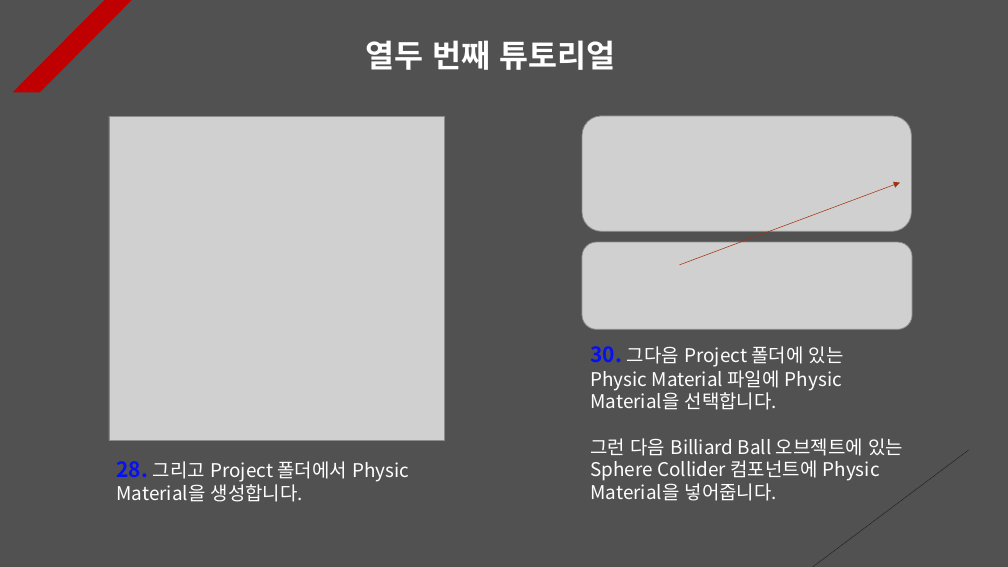
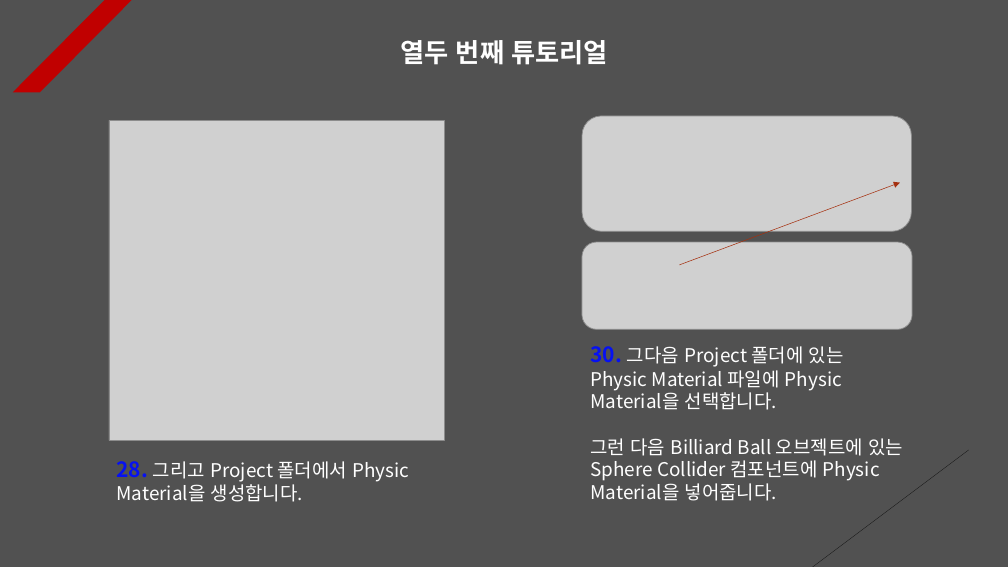
Before and after one commit to Unity2033/3D-UnityEngine, a slide deck: slide 10 of Assets/Physics/PPT Data/Physics Example.pptx (slide 6 before the commit). Drawn at 1008x567 pixels with LibreOffice and Linux fonts; fonts in the diff are those of the drawing; grey boxes stand for pictures. Boxes give left, top, right and bottom in pixels: in the first picture for what was removed or moved away, otherwise in the second. Text is boxed around its words. In the diff, an @@ line names an element or a change of style, - is before the commit and + after.

```diff
--- a/Assets/Physics/PPT Data/Physics Example.pptx
+++ b/Assets/Physics/PPT Data/Physics Example.pptx
@@ text "열두 번째 튜토리얼" at <box>400,40,608,65</box>: size 30 to 25 pt; alignment left to centre @@
@@ picture: place and size @@
-picture at <box>109,116,444,441</box>
+picture at <box>109,120,444,441</box>
```
Also in this commit, not shown: 4 slides added, 38 other files.
